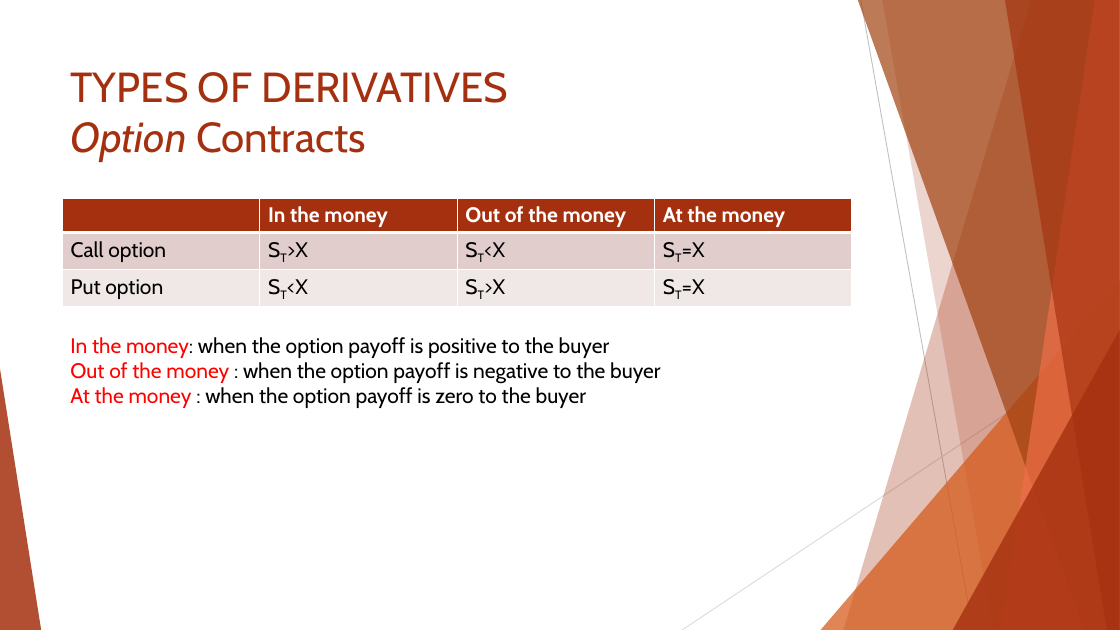
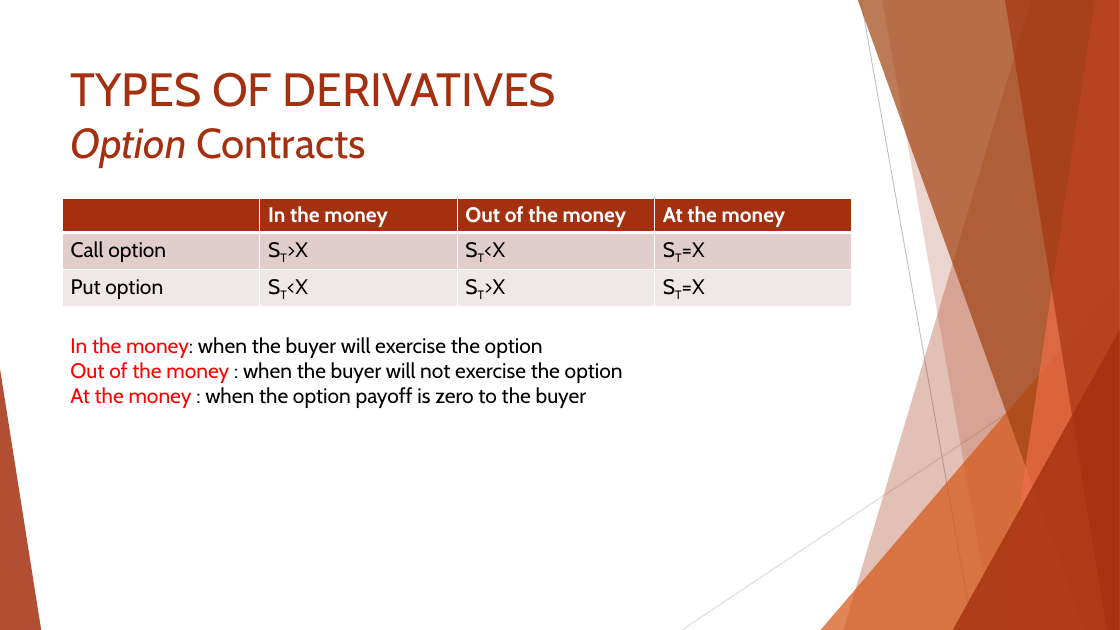
Before and after one commit to Isco0530/data, a slide deck: slide 33 of Reading 45.pptx. Drawn at 1120x630 pixels with LibreOffice and Linux fonts; fonts in the diff are those of the drawing. Boxes give left, top, right and bottom in pixels: in the first picture for what was removed or moved away, otherwise in the second. Text is boxed around its words. In the diff, an @@ line names an element or a change of style, - is before the commit and + after.

```diff
--- a/Reading 45.pptx
+++ b/Reading 45.pptx
@@ title "TYPES OF DERIVATIVES Option Contracts" at <box>71,72,556,168</box>: size 36 to 40 pt in "TYPES OF DERIVATIVES" @@
@@ text at <box>70,337,623,383</box>: text changed @@
-In the money: when the option payoff is positive to the buyer
-Out of the money : when the option payoff is negative to the buyer
+In the money: when the buyer will exercise the option
+Out of the money : when the buyer will not exercise the option
```
Also in this commit, not shown: 6 other slides changed.
